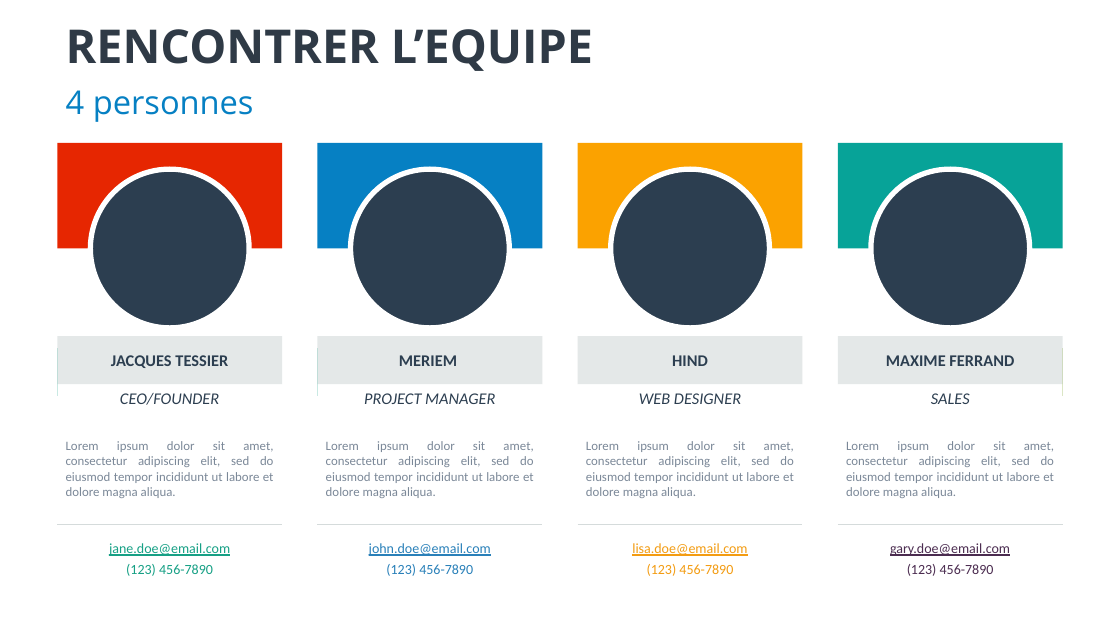
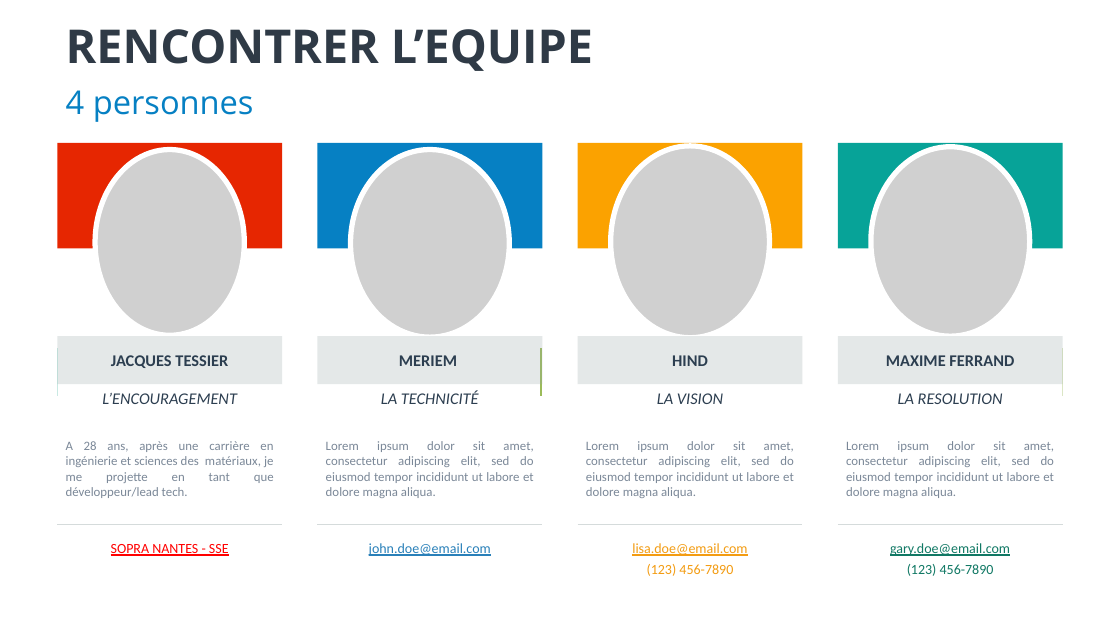
Before and after one commit to MaximeFerrand/E-Shop, a slide deck: slide 3 of PPT/Présentation1.pptx. Drawn at 1120x630 pixels with LibreOffice and Linux fonts; fonts in the diff are those of the drawing; grey boxes stand for pictures. Boxes give left, top, right and bottom in pixels: in the first picture for what was removed or moved away, otherwise in the second. Text is boxed around its words. In the diff, an @@ line names an element or a change of style, - is before the commit and + after.

Commit message:
Présentation V0.1

```diff
--- a/PPT/Présentation1.pptx
+++ b/PPT/Présentation1.pptx
@@ picture added at bbox=[611, 146, 770, 338] @@
@@ picture added at bbox=[871, 147, 1030, 337] @@
@@ ellipse removed at bbox=[91, 169, 250, 328] @@
@@ picture added at bbox=[95, 150, 245, 335] @@
@@ ellipse removed at bbox=[350, 169, 509, 328] @@
@@ picture added at bbox=[350, 150, 509, 337] @@
@@ ellipse removed at bbox=[611, 169, 770, 328] @@
@@ ellipse removed at bbox=[871, 169, 1030, 328] @@
@@ text at bbox=[102, 393, 237, 404]: text changed @@
-CEO/FOUNDER
+L’ENCOURAGEMENT
@@ text at bbox=[381, 391, 479, 404]: text changed @@
-PROJECT MANAGER
+LA TECHNICITÉ
@@ text at bbox=[657, 393, 723, 404]: text changed @@
-WEB DESIGNER
+LA VISION
@@ text at bbox=[898, 393, 1003, 404]: text changed @@
-SALES
+LA RESOLUTION
@@ text at bbox=[66, 441, 274, 498]: text changed @@
-Lorem ipsum dolor sit amet, consectetur adipiscing elit, sed do eiusmod tempor incididunt ut labore et dolore magna aliqua.
+A 28 ans, après une carrière en ingénierie et sciences des matériaux, je me projette en tant que développeur/lead tech.
@@ text "gary.doe@email.com" at bbox=[890, 543, 1010, 556]: text colour #4B2C50 to #107864 @@
@@ text at bbox=[111, 544, 229, 556]: text changed; text colour #16A085 to #FF0000 @@
-jane.doe@email.com
+SOPRA NANTES - SSE
@@ text removed at bbox=[126, 564, 213, 576] @@
-(123) 456-7890
@@ text removed at bbox=[386, 564, 473, 576] @@
-(123) 456-7890
@@ text "(123) 456-7890" at bbox=[907, 564, 994, 576]: text colour #4B2C50 to #107864 @@
```
Also in this commit, not shown: 1 other slide changed, 2 slides added, 5 other files.
